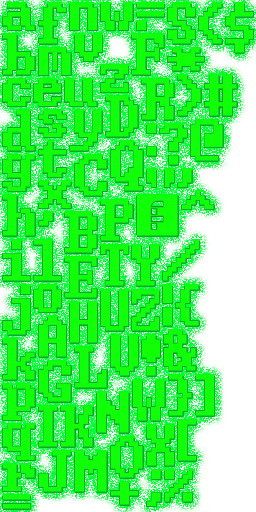
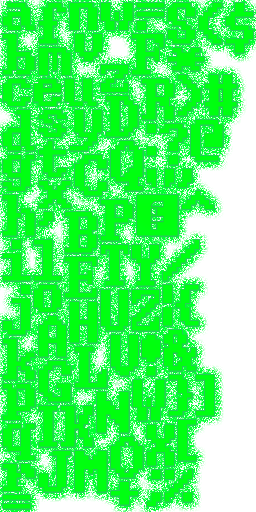
Revision of a layered 256 x 512 image; what changed, layer by layer:
removed layer "Layer 0" over [2, 2, 254, 510]
added layer "font" over [2, 2, 254, 510]
